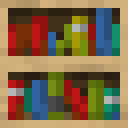
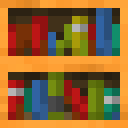
Comparing the layer stacks of the two 128×128 images. Changes:
added layer "Honey" above "Poisonous" over <box>0,0,128,128</box>
hid "Original" over <box>0,0,128,128</box>
